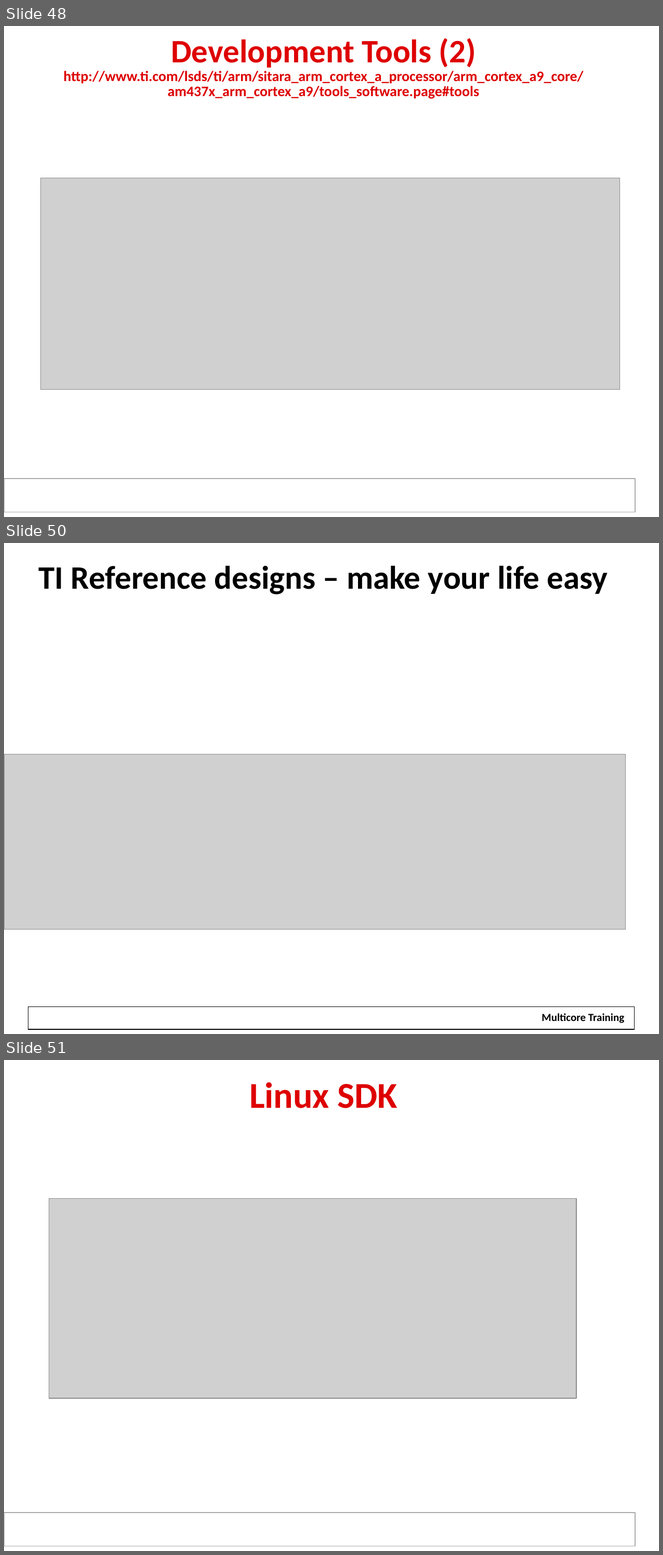
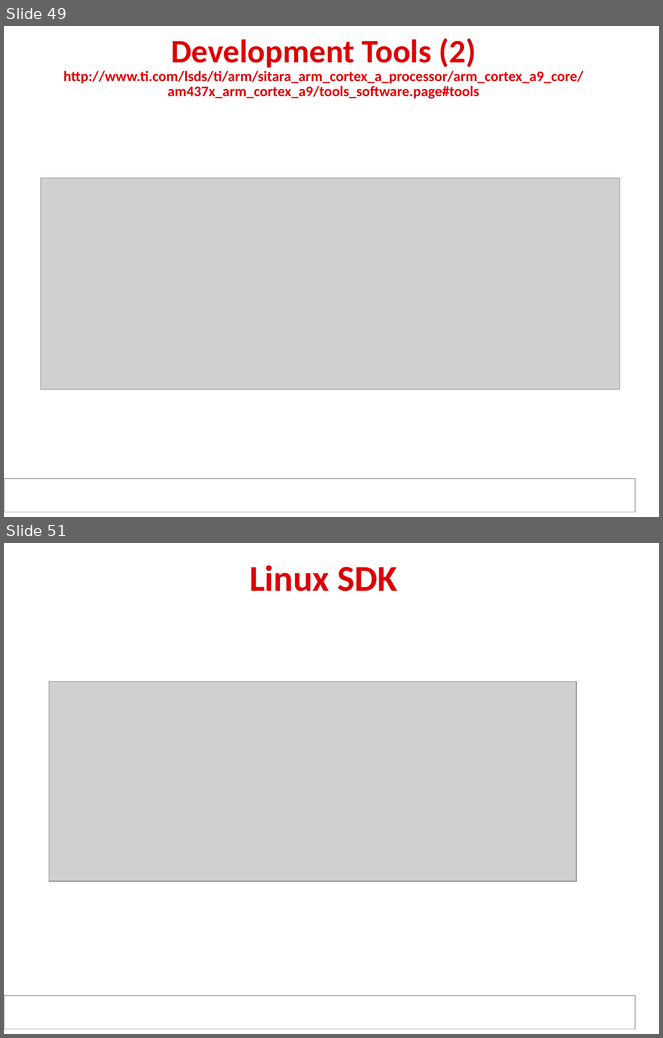
Before and after one commit to hari1989/keystone-workshop, a slide deck: preliminary/Working/presentations/Sitara/Ran_sitara_boot_camp_am437x_technical_overview_final.pptx. Shown one above the other, each under a label of ours: slides 48, 50 and 51 before the commit, slides 49 and 51 after it; the slides between them are not shown. The pictures are 663x1555 and 663x1038 pixels, drawn with LibreOffice and Linux fonts; fonts in the diff are those of the drawing; grey boxes stand for pictures; background and template pictures are left out. Boxes give left, top, right and bottom in pixels: in the first picture for what was removed or moved away, otherwise in the second. Text is boxed around its words. In the diff, an @@ line names an element or a change of style, - is before the commit and + after.

```diff
--- a/preliminary/Working/presentations/Sitara/Ran_sitara_boot_camp_am437x_technical_overview_final.pptx
+++ b/preliminary/Working/presentations/Sitara/Ran_sitara_boot_camp_am437x_technical_overview_final.pptx
@@ slide 50 removed at (x1=4, y1=543, x2=659, y2=1034), background #FFFFFF @@
@@ title removed at (x1=39, y1=565, x2=608, y2=594) @@
-TI Reference designs – make your life easy
@@ picture removed at (x1=4, y1=755, x2=626, y2=929) @@
@@ rectangle removed at (x1=28, y1=1007, x2=635, y2=1030) @@
@@ rectangle removed at (x1=535, y1=1010, x2=632, y2=1027) @@
-Multicore Training
@@ what was slide 48 is now slide 49 @@
```
Also in this commit, not shown: 1 slide added, 1 other slide removed.
